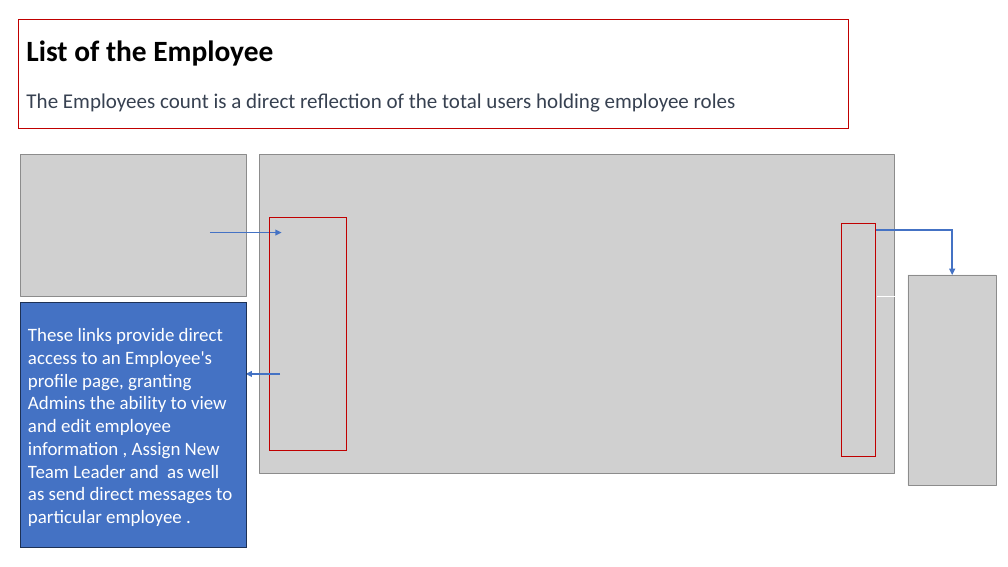
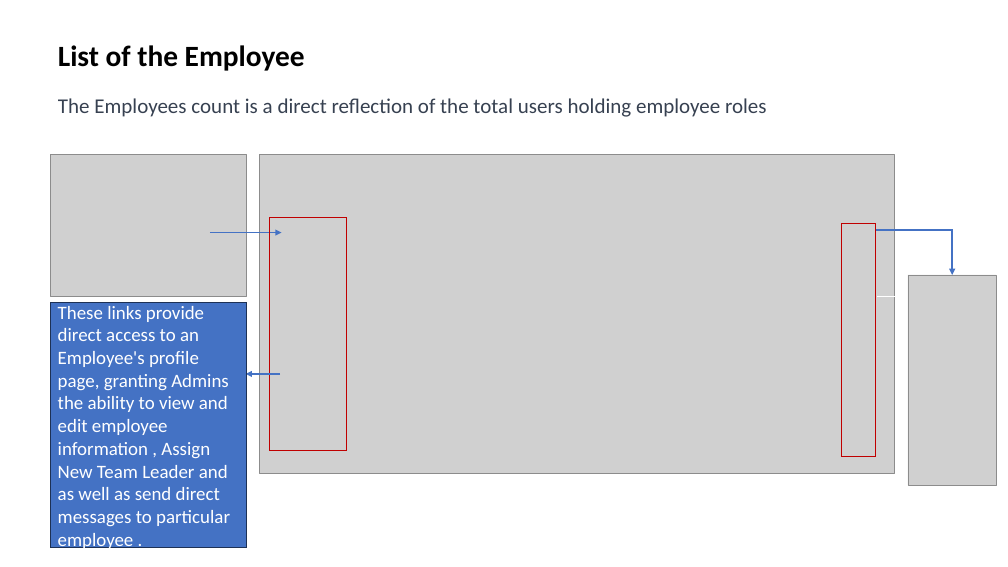
Before and after one commit to farhana2023/HRSystem, a slide deck: slide 34 of StaffSphere.pptx. Drawn at 1008x567 pixels with LibreOffice and Linux fonts; fonts in the diff are those of the drawing; grey boxes stand for pictures. Boxes give left, top, right and bottom in pixels: in the first picture for what was removed or moved away, otherwise in the second. Text is boxed around its words. In the diff, an @@ line names an element or a change of style, - is before the commit and + after.

```diff
--- a/StaffSphere.pptx
+++ b/StaffSphere.pptx
@@ title "List of the Employee The ...": place and size @@
-title "List of the Employee The ..." at bbox=[19, 20, 848, 129]
+title "List of the Employee The ..." at bbox=[58, 45, 767, 117]
@@ title "List of the Employee The ..." at bbox=[58, 45, 767, 117]: outline #C00000 0.75 pt to none @@
@@ picture: place and size @@
-picture at bbox=[20, 155, 246, 297]
+picture at bbox=[51, 155, 247, 297]
@@ rectangle "These links provide direct access ...": place and size @@
-rectangle "These links provide direct access ..." at bbox=[20, 303, 246, 548]
+rectangle "These links provide direct access ..." at bbox=[51, 303, 247, 548]
```
Also in this commit, not shown: 38 other slides changed, 1 slide removed, 1 other file.
